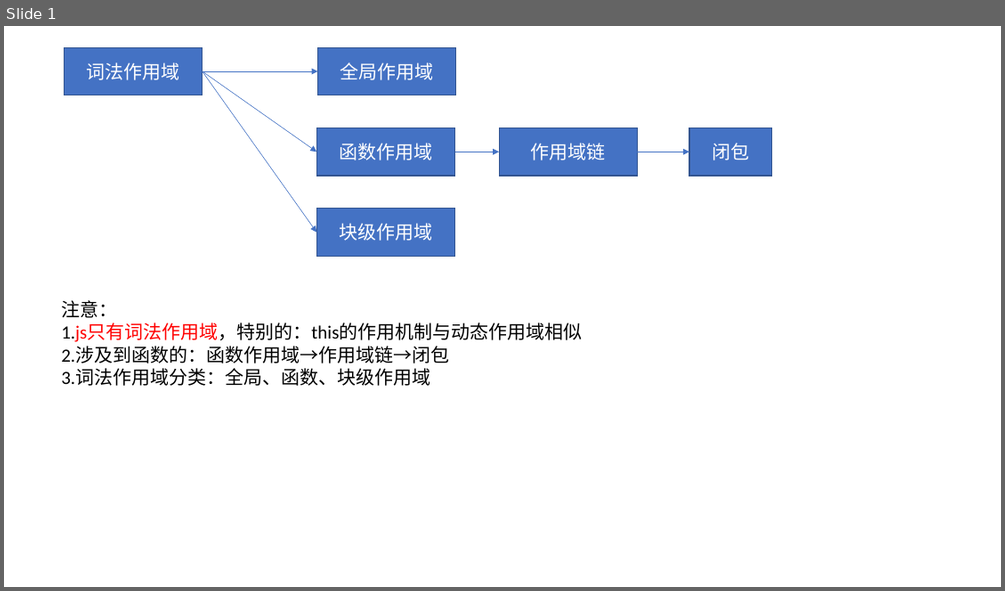
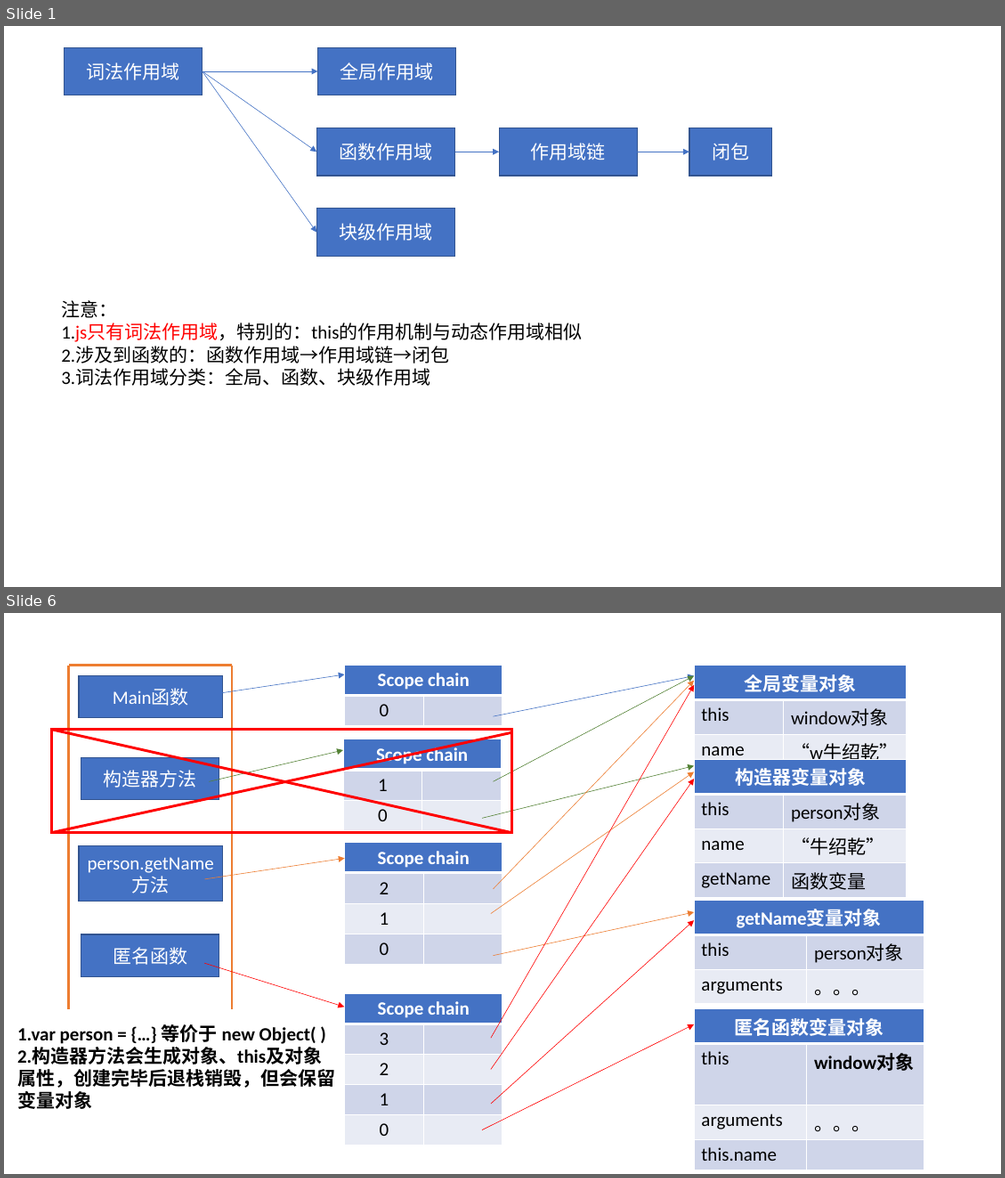
Before and after one commit to Shapeofme/Js_Learing-liaoxuefeng, a slide deck: 资料/js图解.pptx. Shown one above the other, each under a label of ours: slide 1 before the commit, slides 1 and 6 after it; the slides between them are not shown. The pictures are 1005x591 and 1005x1178 pixels, drawn with LibreOffice and Linux fonts; fonts in the diff are those of the drawing. Boxes give left, top, right and bottom in pixels: in the first picture for what was removed or moved away, otherwise in the second. Text is boxed around its words. In the diff, an @@ line names an element or a change of style, - is before the commit and + after.

```diff
--- a/资料/js图解.pptx
+++ b/资料/js图解.pptx
@@ slide 6 added at box(4, 613, 1001, 1174), background #FFFFFF @@
@@ line added from (68, 1008) to (68, 666), #ED7D31 2 pt @@
@@ line added from (232, 666) to (68, 666), #ED7D31 2 pt @@
@@ line added from (232, 1008) to (232, 666), #ED7D31 2 pt @@
@@ table added at box(345, 666, 503, 768), 2 rows, 2 columns @@
+Scope chain | 
+0 | 
@@ table added at box(695, 666, 907, 893), 3 rows, 2 columns @@
+全局变量对象 | 
+this | window对象
+name | “w牛绍乾”
@@ rectangle added at box(79, 676, 222, 718), fill #4472C4, outline #325491 1 pt, 18 pt, text #FFFFFF @@
+Main函数
@@ arrow added from (204, 695) to (345, 674), #4472C4 0.5 pt @@
@@ arrow added from (491, 1038) to (695, 685), #FF0000 0.5 pt @@
@@ arrow added from (493, 716) to (695, 676), #4472C4 0.5 pt @@
@@ arrow added from (493, 781) to (695, 676), #548235 0.5 pt @@
@@ arrow added from (493, 889) to (695, 681), #ED7D31 0.5 pt @@
@@ rectangle added at box(52, 730, 512, 833), outline #FF0000 2.5 pt @@
@@ line added from (52, 730) to (512, 833), #FF0000 2.5 pt @@
@@ line added from (512, 732) to (52, 833), #FF0000 2.5 pt @@
@@ table added at box(343, 739, 502, 958), 3 rows, 2 columns @@
+Scope chain | 
+1 | 
+0 | 
@@ rectangle added at box(81, 757, 219, 799), fill #4472C4, outline #325491 1 pt, 18 pt, text #FFFFFF @@
+构造器方法
@@ arrow added from (209, 781) to (343, 750), #548235 0.5 pt @@
@@ arrow added from (482, 818) to (695, 765), #548235 0.5 pt @@
@@ arrow added from (491, 914) to (695, 771), #ED7D31 0.5 pt @@
@@ table added at box(695, 760, 907, 1039), 4 rows, 2 columns @@
+构造器变量对象 | 
+this | person对象
+name | “牛绍乾”
+getName | 函数变量
@@ arrow added from (491, 1070) to (695, 779), #FF0000 0.5 pt @@
@@ rectangle added at box(79, 846, 222, 900), fill #4472C4, outline #325491 1 pt, 18 pt, text #FFFFFF @@
+person.getName方法
@@ table added at box(345, 843, 503, 1139), 4 rows, 2 columns @@
+Scope chain | 
+2 | 
+1 | 
+0 | 
@@ arrow added from (204, 879) to (345, 859), #ED7D31 0.5 pt @@
@@ table added at box(695, 900, 924, 999), 3 rows, 2 columns @@
+getName变量对象 | 
+this | person对象
+arguments | 。。。
@@ arrow added from (491, 1103) to (695, 920), #FF0000 0.5 pt @@
@@ arrow added from (493, 956) to (695, 912), #ED7D31 0.5 pt @@
@@ rectangle added at box(81, 934, 219, 976), fill #4472C4, outline #325491 1 pt, 18 pt, text #FFFFFF @@
+匿名函数
@@ arrow added from (204, 963) to (344, 1006), #FF0000 0.5 pt @@
@@ table added at box(345, 994, 503, 1145), 5 rows, 2 columns @@
+Scope chain | 
+3 | 
+2 | 
+1 | 
+0 | 
@@ table added at box(695, 1008, 924, 1164), 4 rows, 2 columns @@
+匿名函数变量对象 | 
+this | window对象
+arguments | 。。。
+this.name | 
@@ text added at box(17, 1024, 335, 1109), 18 pt, text #000000, bold @@
+1.var person = {…} 等价于 new Object( )
+2.构造器方法会生成对象、this及对象属性，创建完毕后退栈销毁，但会保留变量对象
@@ arrow added from (482, 1130) to (695, 1024), #FF0000 0.5 pt @@
```
Also in this commit, not shown: 5 other slides added, 44 other files.
